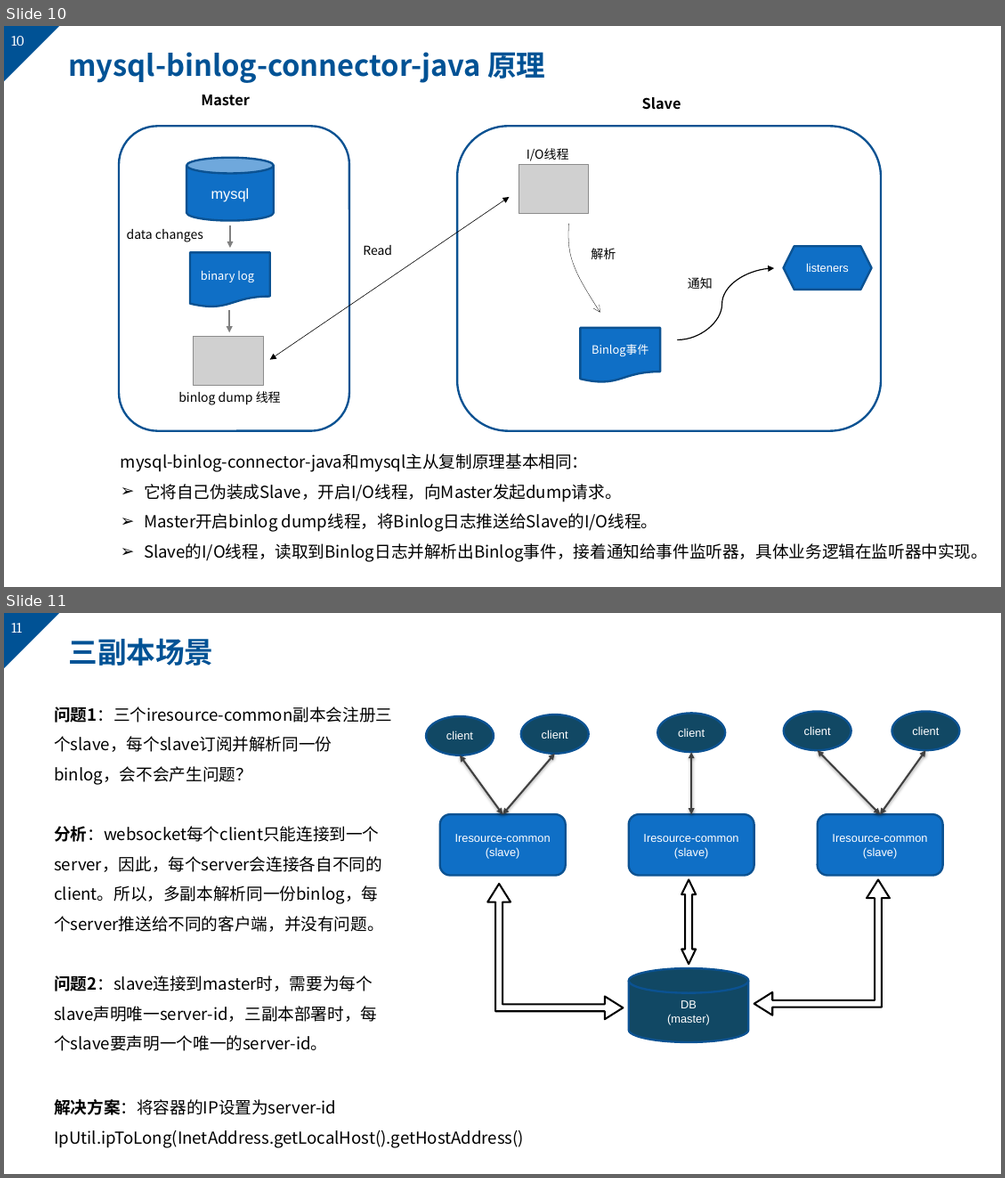
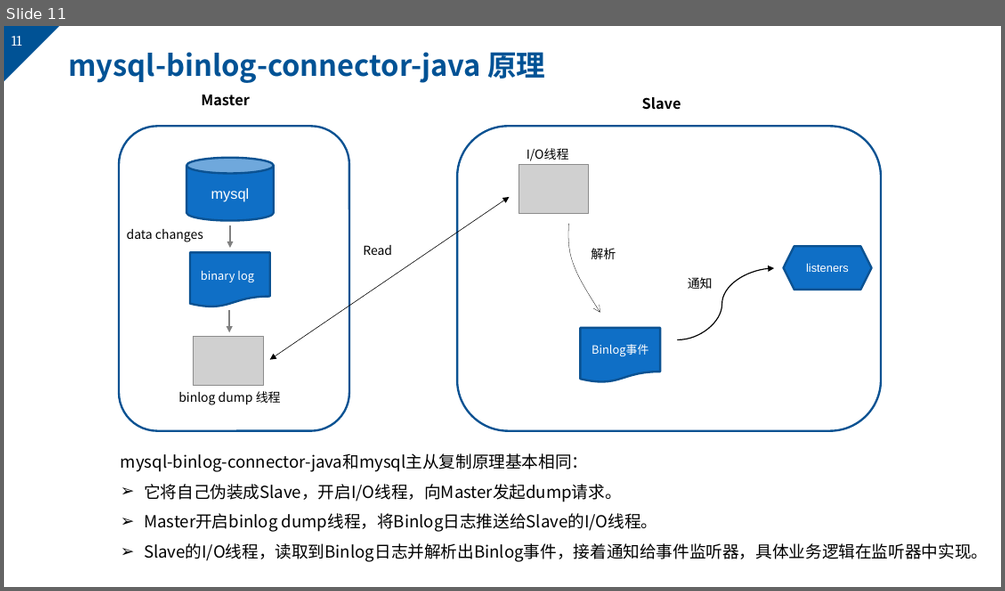
Before and after one commit to markMe1024/coding, a slide deck: MySQL/binlog/后端与UI的webscoket事件机制.pptx. Shown one above the other, each under a label of ours: slides 10 and 11 before the commit, slide 11 after it. The pictures are 1005x1178 and 1005x591 pixels, drawn with LibreOffice and Linux fonts; fonts in the diff are those of the drawing; grey boxes stand for pictures; background and template pictures are left out. Boxes give left, top, right and bottom in pixels: in the first picture for what was removed or moved away, otherwise in the second. Text is boxed around its words. In the diff, an @@ line names an element or a change of style, - is before the commit and + after.

```diff
--- a/MySQL/binlog/后端与UI的webscoket事件机制.pptx
+++ b/MySQL/binlog/后端与UI的webscoket事件机制.pptx
@@ slide 11 removed at (4,613,1001,1174), background #FFFFFF; not listed: 2 template elements that a slide beside it also shows @@
@@ title removed at (68,638,213,666) @@
-三副本场景
@@ text removed at (54,706,392,1051) @@
-问题1：三个iresource-common副本会注册三个slave，每个slave订阅并解析同一份binlog，会不会产生问题？
-分析：websocket每个client只能连接到一个server，因此，每个server会连接各自不同的client。所以，多副本解析同一份binlog，每个server推送给不同的客户端，并没有问题。
-问题2：slave连接到master时，需要为每个slave声明唯一server-id，三副本部署时，每个slave要声明一个唯一的server-id。
@@ text removed at (412,694,452,719) @@
-UI
@@ ellipse removed at (426,716,493,755) @@
-client
@@ ellipse removed at (521,714,588,754) @@
-client
@@ ellipse removed at (657,714,725,752) @@
-client
@@ ellipse removed at (784,711,851,750) @@
-client
@@ ellipse removed at (891,711,959,750) @@
-client
@@ double arrow removed from (461, 755) to (502, 814) @@
@@ double arrow removed from (502, 814) to (555, 754) @@
@@ double arrow removed from (691, 752) to (691, 814) @@
@@ double arrow removed from (817, 751) to (881, 814) @@
@@ double arrow removed from (926, 751) to (881, 814) @@
@@ rounded rectangle removed at (440,814,566,875) @@
-Iresource-common
-(slave)
@@ rounded rectangle removed at (629,814,754,875) @@
-Iresource-common
-(slave)
@@ rounded rectangle removed at (817,814,943,875) @@
-Iresource-common
-(slave)
@@ left up arrow removed at (488,884,623,1019) @@
@@ up down arrow removed at (681,880,696,965) @@
@@ left up arrow removed at (754,880,890,1015) @@
@@ cylinder removed at (629,968,748,1042) @@
-DB
-(master)
@@ text removed at (54,1099,524,1148) @@
-解决方案：将容器的IP设置为server-id
-IpUtil.ipToLong(InetAddress.getLocalHost().getHostAddress()
@@ what was slide 10 is now slide 11 @@
@@ page number at (11,36,22,46): text changed @@
-10
+11
```
Also in this commit, not shown: 7 slides changed, 1 slide added, 17 other files.
